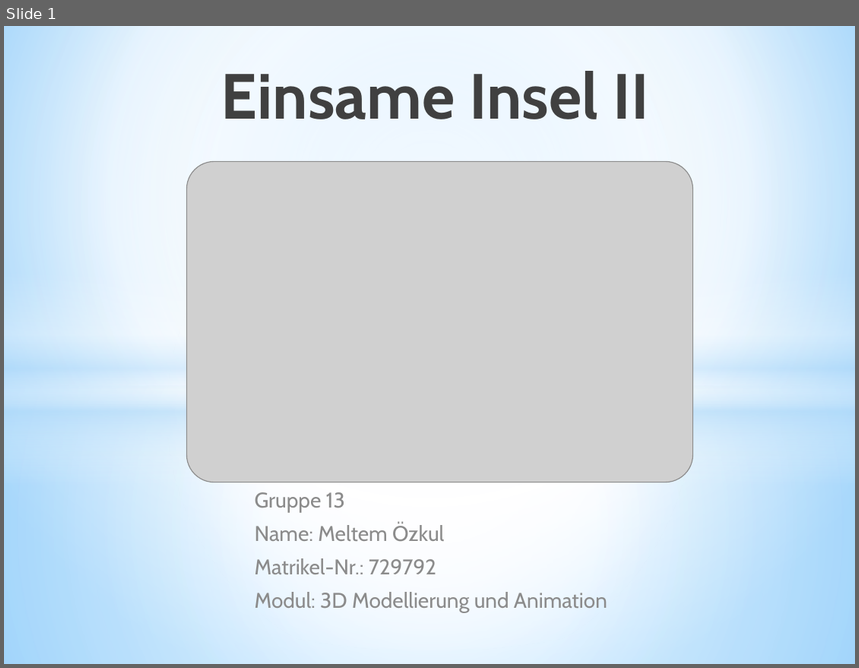
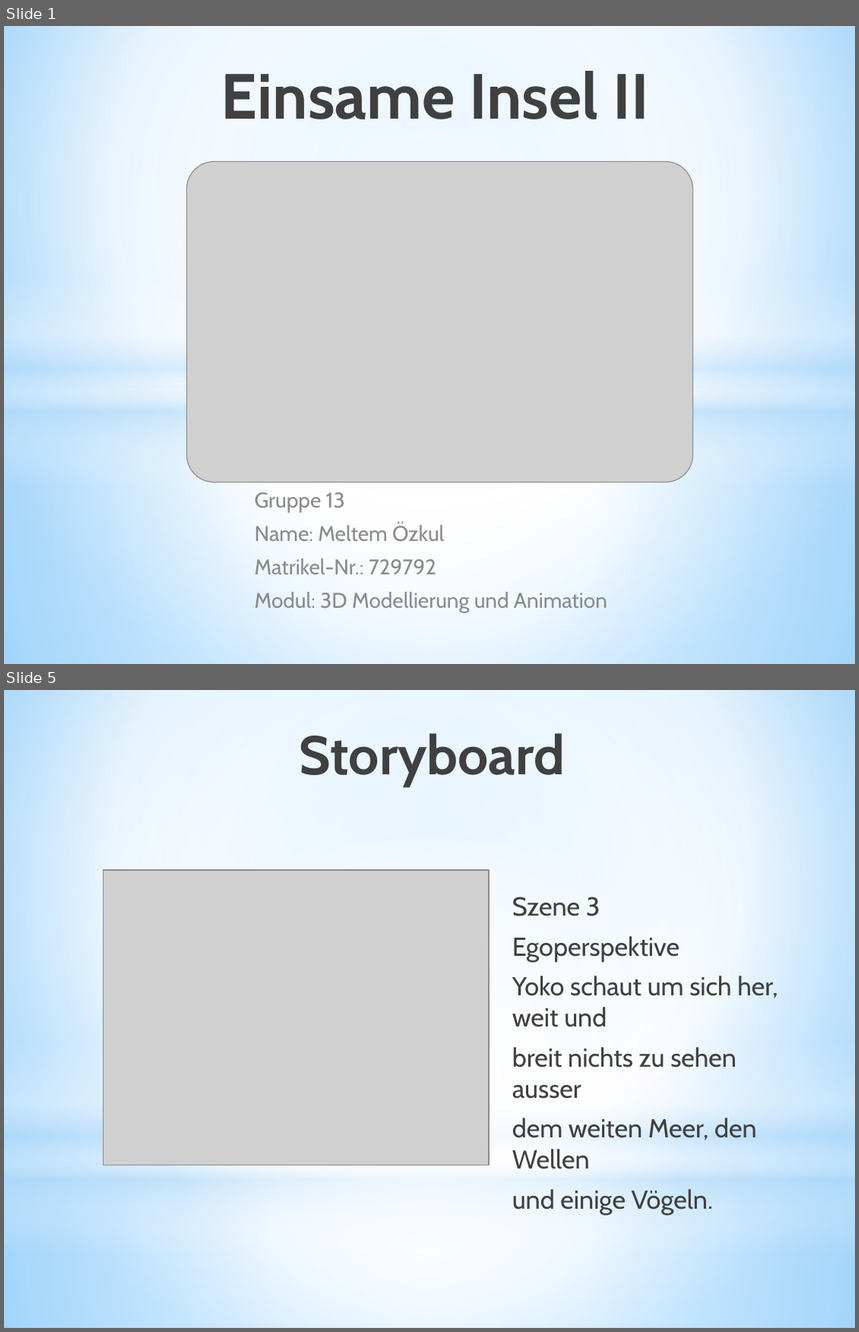
Before and after one commit to Mel-tem/51-MOE-3D, a slide deck: Präsentationen/01 Planungsphase/Planungspraesentation_MeltemOezkul_MOE_51.pptx. Shown one above the other, each under a label of ours: slide 1 before the commit, slides 1 and 5 after it; the slides between them are not shown. The pictures are 859x668 and 859x1332 pixels, drawn with LibreOffice and Linux fonts; fonts in the diff are those of the drawing; grey boxes stand for pictures. Boxes give left, top, right and bottom in pixels: in the first picture for what was removed or moved away, otherwise in the second. Text is boxed around its words. In the diff, an @@ line names an element or a change of style, - is before the commit and + after.

```diff
--- a/Präsentationen/01 Planungsphase/Planungspraesentation_MeltemOezkul_MOE_51.pptx
+++ b/Präsentationen/01 Planungsphase/Planungspraesentation_MeltemOezkul_MOE_51.pptx
@@ slide 5 added at (4, 690, 855, 1328), background gradient #9ED5FF to #FFFFFF to #5BB9FF @@
@@ rectangle added at (4, 690, 855, 1165), fill gradient #FFFFFF to #B4DCFA @@
@@ title added at (300, 733, 566, 787), 46 pt, text gradient #000000 to #404040 to #212745, bold @@
+Storyboard
@@ ellipse added at (4, 839, 855, 1314), fill gradient #FFFFFF @@
@@ picture added at (104, 870, 489, 1166) @@
@@ text added at (512, 897, 778, 1216), 22 pt, text #404040 @@
+Szene 3
+Egoperspektive
+Yoko schaut um sich her, weit und
+breit nichts zu sehen ausser
+dem weiten Meer, den Wellen
+und einige Vögeln.
@@ rectangle added at (4, 1040, 855, 1253), fill gradient #FFFFFF to #B4DCFA @@
@@ rectangle added at (4, 1165, 855, 1328), fill gradient #FFFFFF to #B4DCFA @@
```
Also in this commit, not shown: 1 slide changed, 10 other slides added, 3 slides removed, 47 other files.
